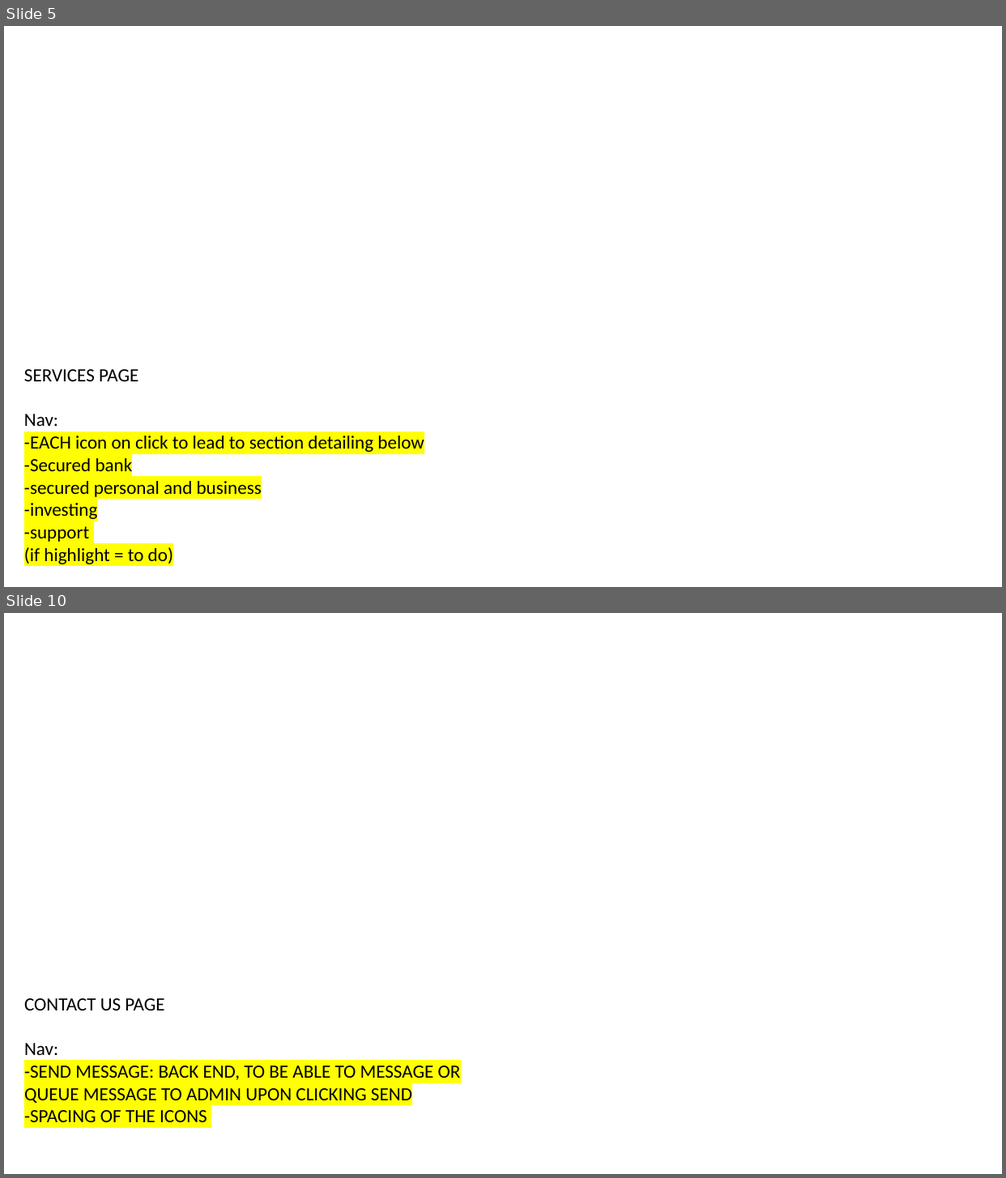
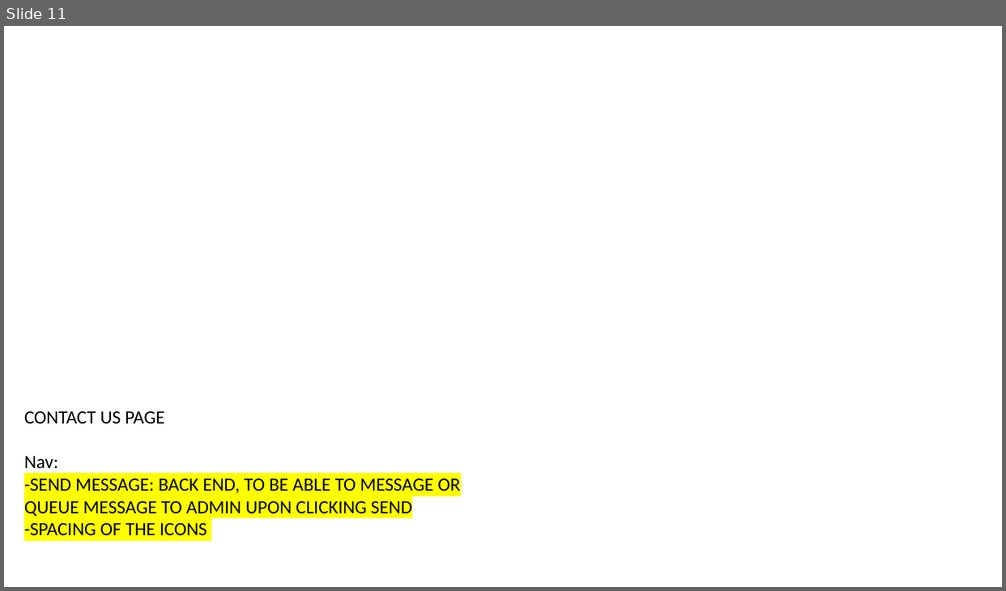
Before and after one commit to lifefromashes/bankApp, a slide deck: UnusedCode/Navigations.pptx. Shown one above the other, each under a label of ours: slides 5 and 10 before the commit, slide 11 after it; the slides between them are not shown. The pictures are 1006x1178 and 1006x591 pixels, drawn with LibreOffice and Linux fonts; fonts in the diff are those of the drawing; background and template pictures are left out. Boxes give left, top, right and bottom in pixels: in the first picture for what was removed or moved away, otherwise in the second. Text is boxed around its words. In the diff, an @@ line names an element or a change of style, - is before the commit and + after.

```diff
--- a/UnusedCode/Navigations.pptx
+++ b/UnusedCode/Navigations.pptx
@@ slide 5 removed at <box>4,26,1002,587</box>, background picture (left out) @@
@@ text removed at <box>24,369,424,565</box> @@
-SERVICES PAGE
-Nav:
--EACH icon on click to lead to section detailing below
--Secured bank
--secured personal and business
--investing
--support
-(if highlight = to do)
@@ what was slide 10 is now slide 11 @@
```
Also in this commit, not shown: 2 slides changed, 8 slides added, 6 other slides removed.
